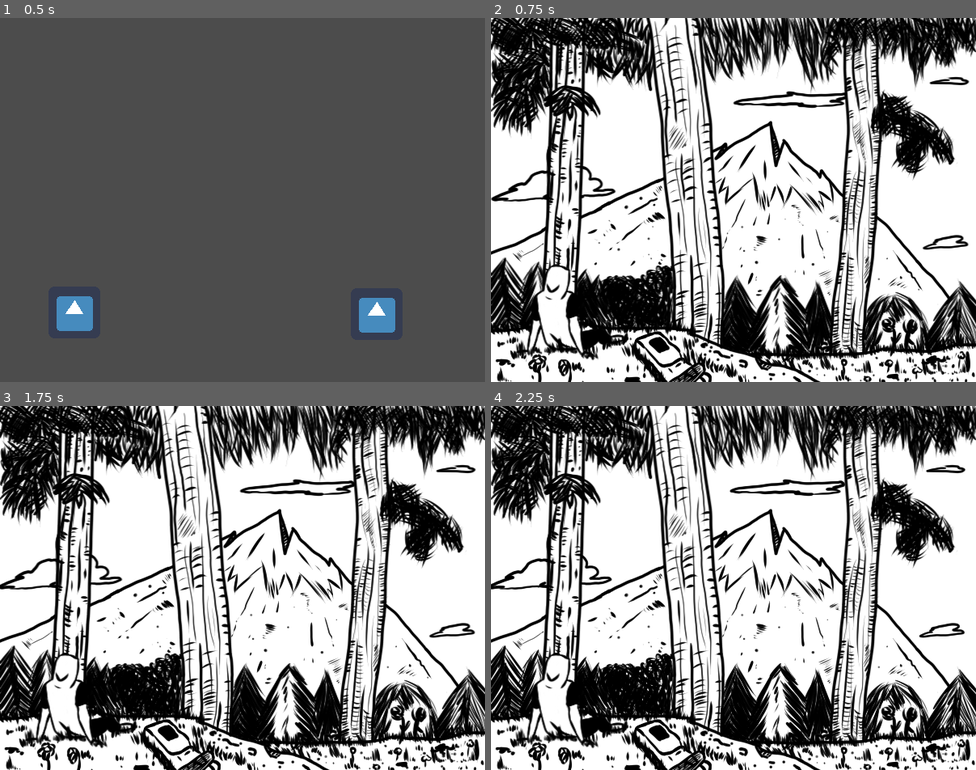
Above: before the commit, frames 1-4 (two rows, left to right).
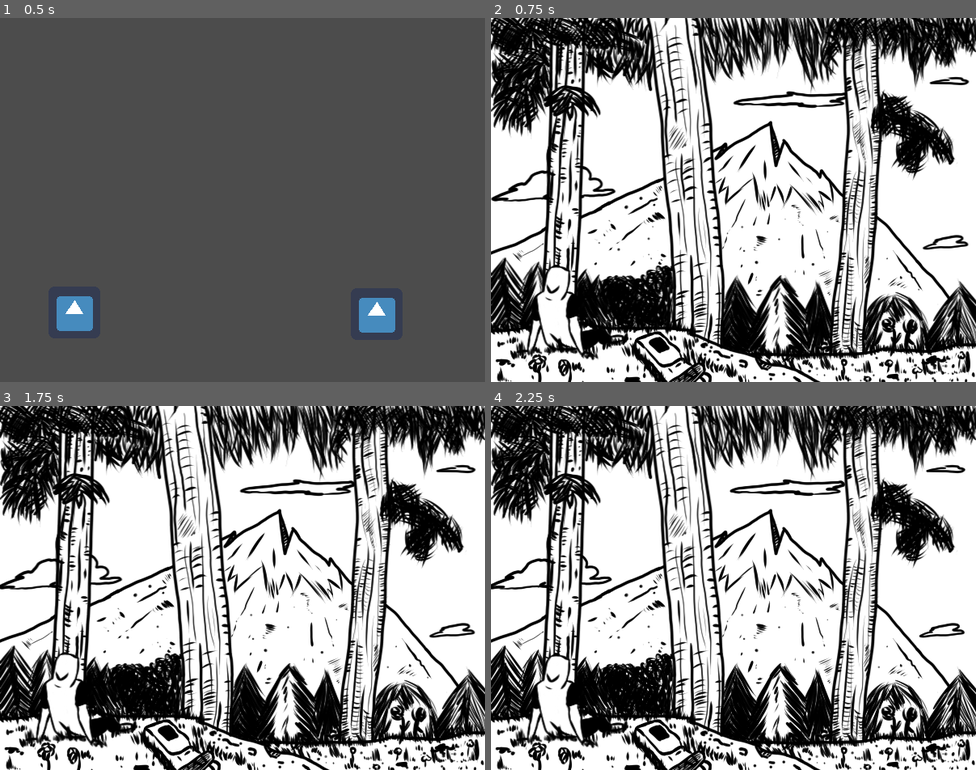
Above: after the commit, the same moments.

Repository: Ant0yne/35hJam_Edition-1
Game: Godot game, scene res://Scene/Menu.tscn
Same seed, same stepped clock (60 frames per second), same inputs: the game is played once before the commit and once after it. The engine's default icon, where the game draws it, is replaced by a stand-in: a white triangle on a blue panel in a dark square.
Inputs (mouse positions are in pixels of both pictures, inside the frame that each line leads up to):
- Up to frame 1 (0.5 s): no input
- Up to frame 2 (0.75 s): click (563, 312) at 0.5 s
- Up to frame 3 (1.75 s): no input
- Up to frame 4 (2.25 s): no input

Frame 1 is identical in both runs. In frame 2, 0.2% of the frame differs, in the area x 8-18%, y 67-81%; in frame 3, 0.2%; in frame 4, 0.2%.

Commit message:
Nuit1Saison1

Diff:
--- a/Scene/Main.tscn
+++ b/Scene/Jour1Saison1.tscn
@@ -1,6 +1,6 @@
 [gd_scene load_steps=53 format=2]
 
-[ext_resource path="res://Scene/Main.gd" type="Script" id=1]
+[ext_resource path="res://Scene/Jour1Saison1.gd" type="Script" id=1]
 [ext_resource path="res://Graphisme/Jour 1 Saison 1/Herbe sac.png" type="Texture" id=2]
 [ext_resource path="res://Graphisme/Jour 1 Saison 1/PersonnageJ1S1/personnageJour1Saison10021.png" type="Texture" id=3]
 [ext_resource path="res://Placeholder/Fond Blanc.png" type="Texture" id=4]
@@ -335,7 +335,7 @@
 shader_param/heightOffset = null
 shader_param/offset = 0.0
 
-[node name="Main" type="Node2D"]
+[node name="Jour1Saison1" type="Node2D"]
 script = ExtResource( 1 )
 
 [node name="Fond Blanc" type="Sprite" parent="."]
@@ -370,17 +370,17 @@
 texture = ExtResource( 7 )
 
 [node name="Herbe Sac" type="Sprite" parent="."]
-material = SubResource( 10 )
+material = SubResource( 8 )
 position = Vector2( 626.166, 520.72 )
 texture = ExtResource( 2 )
 offset = Vector2( -326.166, -295.72 )
 
 [node name="Personnage" type="AnimatedSprite" parent="."]
 position = Vector2( 99.1428, 362.122 )
-frames = SubResource( 1 )
-frame = 19
+frames = SubResource( 9 )
+frame = 8
 playing = true
 
 [node name="Herbe Perso" type="Sprite" parent="Personnage"]
-material = SubResource( 12 )
+material = SubResource( 11 )
 texture = ExtResource( 41 )
--- a/Scene/Menu.gd
+++ b/Scene/Menu.gd
@@ -1,11 +1,28 @@
 extends Node2D
+
+var jour_nuit
+
+func _ready():
+	jour_nuit = OS.get_datetime(false)
+
+func _process(delta):
+	if jour_nuit["hour"] >= 6 && jour_nuit["hour"] < 18:
+		_jour()
+	if jour_nuit["hour"] >= 18 && jour_nuit["hour"] < 6:
+		_nuit()
+
+func _jour():
+	get_tree().change_scene("res://Scene/Jour1Saison1.tscn")
+
+func _nuit():
+	get_tree().change_scene("res://Scene/Nuit1Saison1.tscn")
 
 func _input(event):
 	if event.is_action_released("ui_cancel"):
 		get_tree().quit()
 
 func _on_Commencer_button_up():
-	get_tree().change_scene("res://Scene/Main.tscn")
+	get_tree().change_scene("res://Scene/Jour1Saison1.tscn")
 
 func _on_Quitter_button_up():
 	get_tree().quit()
--- /dev/null
+++ b/Scene/Nuit1Saison1.tscn
@@ -0,0 +1,66 @@
+[gd_scene load_steps=34 format=2]
+
+[ext_resource path="res://Graphisme/Nuit 1 Saison 1/Background.png" type="Texture" id=1]
+[ext_resource path="res://Graphisme/Nuit 1 Saison 1/Fond.png" type="Texture" id=2]
+[ext_resource path="res://Graphisme/Nuit 1 Saison 1/détail.png" type="Texture" id=3]
+[ext_resource path="res://Graphisme/Nuit 1 Saison 1/tracé.png" type="Texture" id=4]
+[ext_resource path="res://Graphisme/Nuit 1 Saison 1/Personnage/personnageNuit1Saison10005.png" type="Texture" id=5]
+[ext_resource path="res://Graphisme/Nuit 1 Saison 1/Personnage/personnageNuit1Saison10006.png" type="Texture" id=6]
+[ext_resource path="res://Graphisme/Nuit 1 Saison 1/Personnage/personnageNuit1Saison10003.png" type="Texture" id=7]
+[ext_resource path="res://Graphisme/Nuit 1 Saison 1/Personnage/personnageNuit1Saison10004.png" type="Texture" id=8]
+[ext_resource path="res://Graphisme/Nuit 1 Saison 1/Personnage/personnageNuit1Saison10002.png" type="Texture" id=9]
+[ext_resource path="res://Graphisme/Nuit 1 Saison 1/Personnage/personnageNuit1Saison10001.png" type="Texture" id=10]
+[ext_resource path="res://Graphisme/Nuit 1 Saison 1/Personnage/personnageNuit1Saison10000.png" type="Texture" id=11]
+[ext_resource path="res://Graphisme/Nuit 1 Saison 1/Personnage/personnageNuit1Saison10007.png" type="Texture" id=12]
+[ext_resource path="res://Graphisme/Nuit 1 Saison 1/Personnage/personnageNuit1Saison10015.png" type="Texture" id=13]
+[ext_resource path="res://Graphisme/Nuit 1 Saison 1/Personnage/personnageNuit1Saison10022.png" type="Texture" id=14]
+[ext_resource path="res://Graphisme/Nuit 1 Saison 1/Personnage/personnageNuit1Saison10024.png" type="Texture" id=15]
+[ext_resource path="res://Graphisme/Nuit 1 Saison 1/Personnage/personnageNuit1Saison10009.png" type="Texture" id=16]
+[ext_resource path="res://Graphisme/Nuit 1 Saison 1/Personnage/personnageNuit1Saison10011.png" type="Texture" id=17]
+[ext_resource path="res://Graphisme/Nuit 1 Saison 1/Personnage/personnageNuit1Saison10025.png" type="Texture" id=18]
+[ext_resource path="res://Graphisme/Nuit 1 Saison 1/Personnage/personnageNuit1Saison10027.png" type="Texture" id=19]
+[ext_resource path="res://Graphisme/Nuit 1 Saison 1/Personnage/personnageNuit1Saison10021.png" type="Texture" id=20]
+[ext_resource path="res://Graphisme/Nuit 1 Saison 1/Personnage/personnageNuit1Saison10026.png" type="Texture" id=21]
+[ext_resource path="res://Graphisme/Nuit 1 Saison 1/Personnage/personnageNuit1Saison10010.png" type="Texture" id=22]
+[ext_resource path="res://Graphisme/Nuit 1 Saison 1/Personnage/personnageNuit1Saison10018.png" type="Texture" id=23]
+[ext_resource path="res://Graphisme/Nuit 1 Saison 1/Personnage/personnageNuit1Saison10017.png" type="Texture" id=24]
+[ext_resource path="res://Graphisme/Nuit 1 Saison 1/Personnage/personnageNuit1Saison10012.png" type="Texture" id=25]
+[ext_resource path="res://Graphisme/Nuit 1 Saison 1/Personnage/personnageNuit1Saison10014.png" type="Texture" id=26]
+[ext_resource path="res://Graphisme/Nuit 1 Saison 1/Personnage/personnageNuit1Saison10019.png" type="Texture" id=27]
+[ext_resource path="res://Graphisme/Nuit 1 Saison 1/Personnage/personnageNuit1Saison10020.png" type="Texture" id=28]
+[ext_resource path="res://Graphisme/Nuit 1 Saison 1/Personnage/personnageNuit1Saison10008.png" type="Texture" id=29]
+[ext_resource path="res://Graphisme/Nuit 1 Saison 1/Personnage/personnageNuit1Saison10016.png" type="Texture" id=30]
+[ext_resource path="res://Graphisme/Nuit 1 Saison 1/Personnage/personnageNuit1Saison10023.png" type="Texture" id=31]
+[ext_resource path="res://Graphisme/Nuit 1 Saison 1/Personnage/personnageNuit1Saison10013.png" type="Texture" id=32]
+
+[sub_resource type="SpriteFrames" id=1]
+animations = [ {
+"frames": [ ExtResource( 11 ), ExtResource( 10 ), ExtResource( 9 ), ExtResource( 7 ), ExtResource( 8 ), ExtResource( 5 ), ExtResource( 6 ), ExtResource( 12 ), ExtResource( 29 ), ExtResource( 16 ), ExtResource( 22 ), ExtResource( 17 ), ExtResource( 25 ), ExtResource( 32 ), ExtResource( 26 ), ExtResource( 13 ), ExtResource( 30 ), ExtResource( 24 ), ExtResource( 23 ), ExtResource( 27 ), ExtResource( 28 ), ExtResource( 20 ), ExtResource( 14 ), ExtResource( 31 ), ExtResource( 15 ), ExtResource( 18 ), ExtResource( 21 ), ExtResource( 19 ) ],
+"loop": true,
+"name": "default",
+"speed": 12.0
+} ]
+
+[node name="Nuit1Saison1" type="Node2D"]
+
+[node name="Fond" type="Sprite" parent="."]
+position = Vector2( 300, 225 )
+texture = ExtResource( 1 )
+
+[node name="Ciel" type="Sprite" parent="."]
+position = Vector2( 300, 225 )
+texture = ExtResource( 2 )
+
+[node name="Detail" type="Sprite" parent="."]
+position = Vector2( 300, 225 )
+texture = ExtResource( 3 )
+
+[node name="Trace" type="Sprite" parent="."]
+position = Vector2( 300, 225 )
+texture = ExtResource( 4 )
+
+[node name="Personnage" type="AnimatedSprite" parent="."]
+position = Vector2( 356, 337 )
+frames = SubResource( 1 )
+frame = 5
+playing = true
Binary file added: Graphisme/Nuit 1 Saison 1/Background.png
Not shown, added: Graphisme/Nuit 1 Saison 1/Background.png.import
Binary file added: Graphisme/Nuit 1 Saison 1/Fond.png
Not shown, added: Graphisme/Nuit 1 Saison 1/Fond.png.import
Binary file added: Graphisme/Nuit 1 Saison 1/Personnage/personnageNuit1Saison10000.png
Not shown, added: Graphisme/Nuit 1 Saison 1/Personnage/personnageNuit1Saison10000.png.import
Binary file added: Graphisme/Nuit 1 Saison 1/Personnage/personnageNuit1Saison10001.png
Not shown, added: Graphisme/Nuit 1 Saison 1/Personnage/personnageNuit1Saison10001.png.import
Binary file added: Graphisme/Nuit 1 Saison 1/Personnage/personnageNuit1Saison10002.png
Not shown, added: Graphisme/Nuit 1 Saison 1/Personnage/personnageNuit1Saison10002.png.import
Binary file added: Graphisme/Nuit 1 Saison 1/Personnage/personnageNuit1Saison10003.png
Not shown, added: Graphisme/Nuit 1 Saison 1/Personnage/personnageNuit1Saison10003.png.import
(and 54 more such lines)
